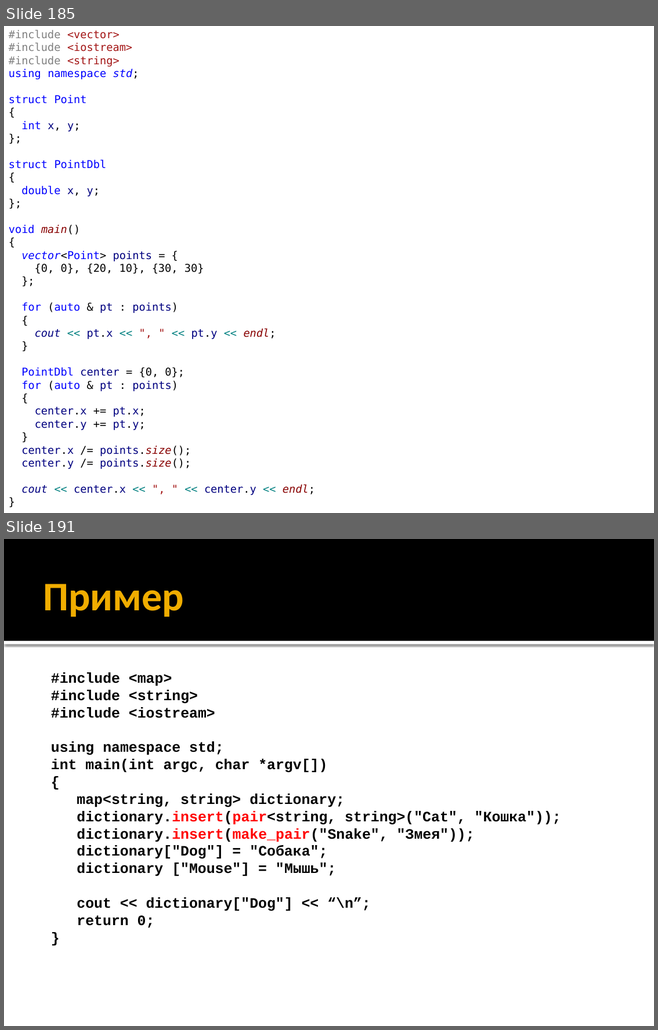
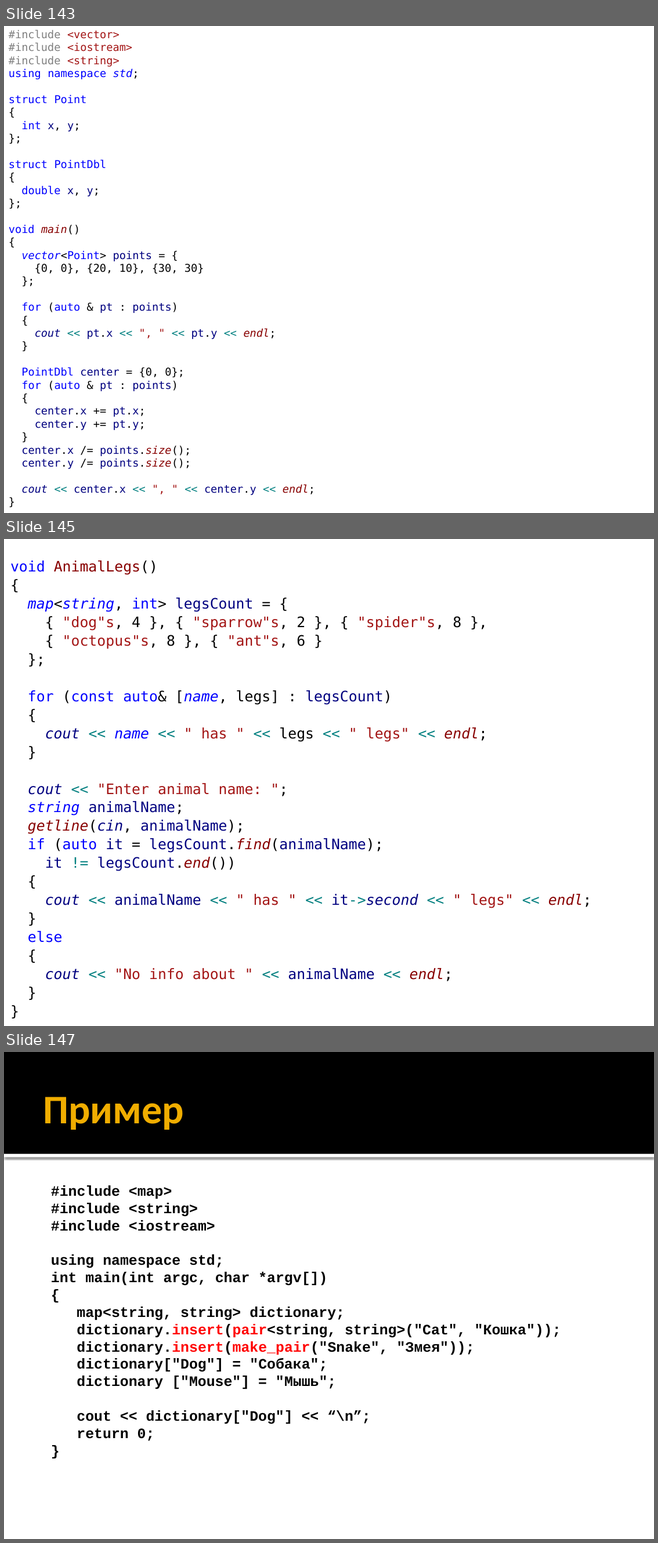
Before and after one commit to alexey-malov/oop, a slide deck: lectures/01/Синтаксис C++.pptx. Shown one above the other, each under a label of ours: slides 185 and 191 before the commit, slides 143, 145 and 147 after it; the slides between them are not shown. The pictures are 658x1030 and 658x1543 pixels, drawn with LibreOffice and Linux fonts; fonts in the diff are those of the drawing. Boxes give left, top, right and bottom in pixels: in the first picture for what was removed or moved away, otherwise in the second. Text is boxed around its words. In the diff, an @@ line names an element or a change of style, - is before the commit and + after.

```diff
--- a/lectures/01/Синтаксис C++.pptx
+++ b/lectures/01/Синтаксис C++.pptx
@@ slide 145 added at bbox=[4, 539, 654, 1026], background #FFFFFF @@
@@ text added at bbox=[10, 560, 592, 982], 16 pt, text #000080 @@
+void AnimalLegs()
+{
+map<string, int> legsCount = {
+{ "dog"s, 4 }, { "sparrow"s, 2 }, { "spider"s, 8 },
+{ "octopus"s, 8 }, { "ant"s, 6 }
+};
+for (const auto& [name, legs] : legsCount)
+{
+cout << name << " has " << legs << " legs" << endl;
+}
+cout << "Enter animal name: ";
+string animalName;
+getline(cin, animalName);
+if (auto it = legsCount.find(animalName);
+it != legsCount.end())
+{
+cout << animalName << " has " << it->second << " legs" << endl;
+}
+else
+{
+cout << "No info about " << animalName << endl;
+}
+}
@@ what was slide 185 is now slide 143 @@
@@ what was slide 191 is now slide 147 @@
```
Also in this commit, not shown: 11 slides changed, 2 other slides added, 33 other files.
